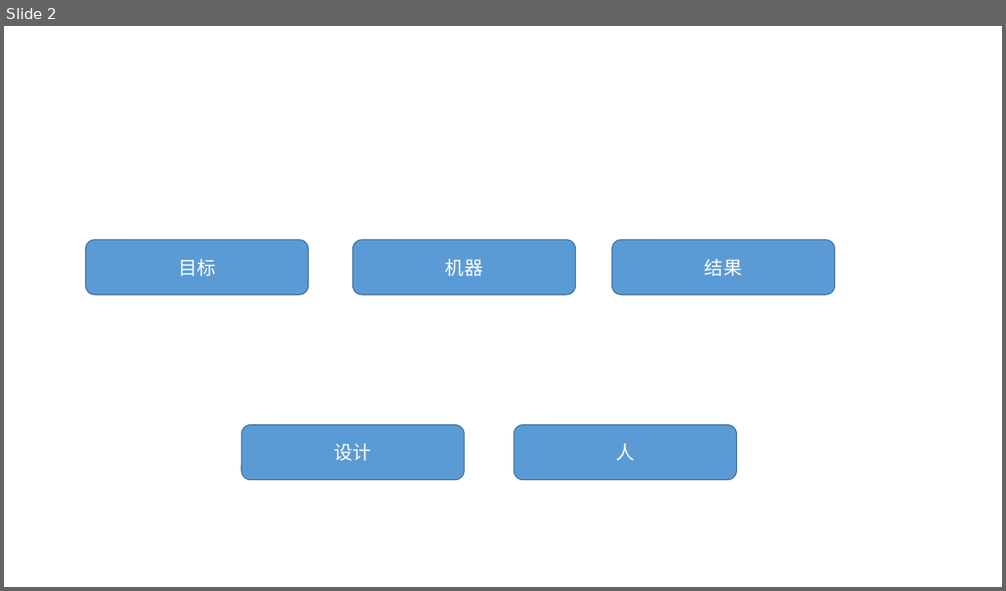
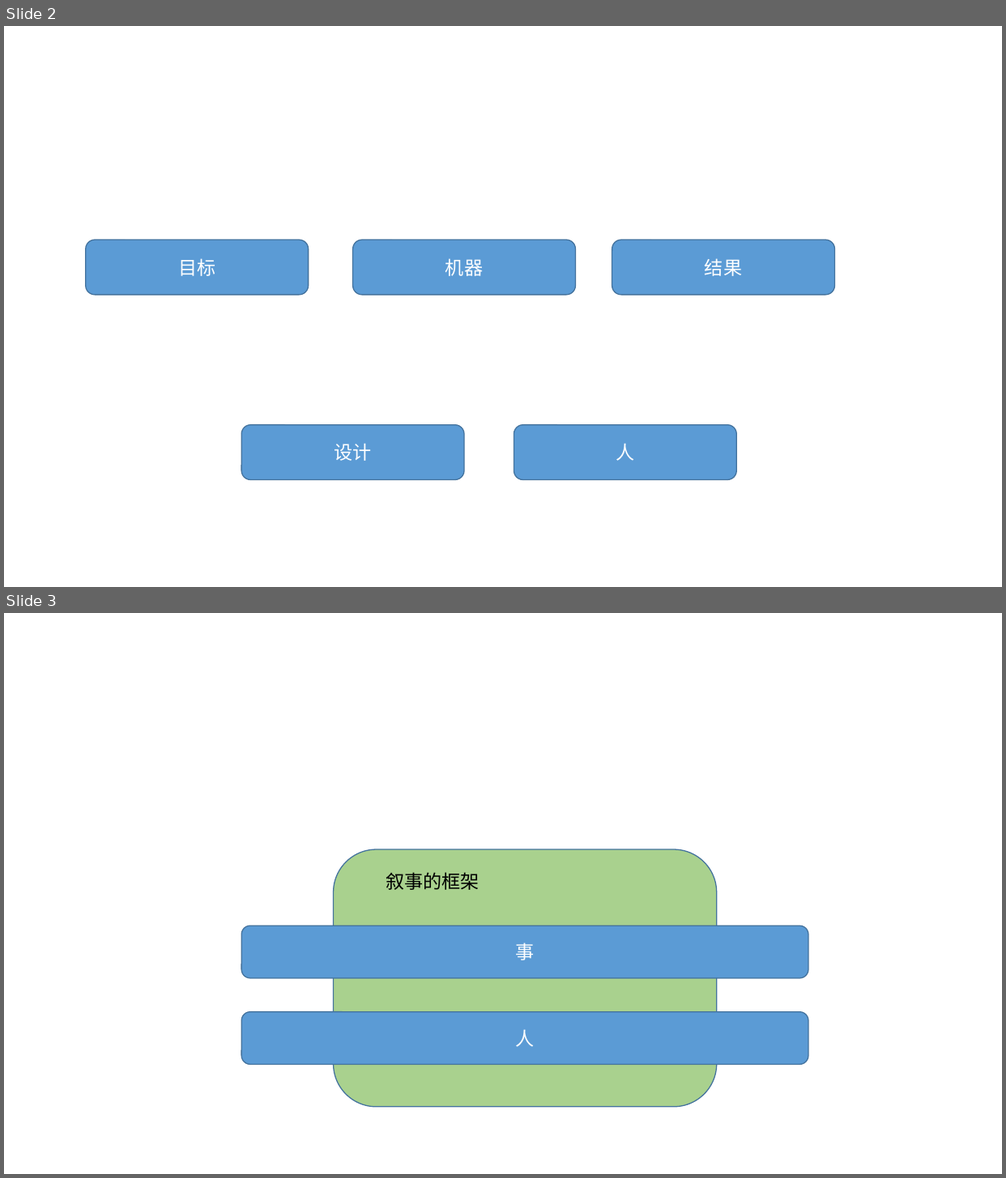
Before and after one commit to fancyChuan/reading-mindmap, a slide deck: PPT/原则-瑞达利欧.pptx. Shown one above the other, each under a label of ours: slide 2 before the commit, slides 2 and 3 after it. The pictures are 1006x591 and 1006x1178 pixels, drawn with LibreOffice and Linux fonts; fonts in the diff are those of the drawing. Boxes give left, top, right and bottom in pixels: in the first picture for what was removed or moved away, otherwise in the second. Text is boxed around its words. In the diff, an @@ line names an element or a change of style, - is before the commit and + after.

```diff
--- a/PPT/原则-瑞达利欧.pptx
+++ b/PPT/原则-瑞达利欧.pptx
@@ slide 3 added at <box>4,613,1002,1174</box>, background #FFFFFF @@
@@ rounded rectangle added at <box>334,850,717,1107</box>, fill #A9D18E, outline #43739E 1 pt @@
@@ text added at <box>386,872,479,890</box>, 18 pt, text #000000 @@
+叙事的框架
@@ rounded rectangle added at <box>241,926,808,978</box>, fill #5B9BD5, outline #43739E 1 pt, 18 pt, text #FFFFFF @@
+事
@@ rounded rectangle added at <box>241,1012,808,1064</box>, fill #5B9BD5, outline #43739E 1 pt, 18 pt, text #FFFFFF @@
+人
```
Also in this commit, not shown: 1 other file.
